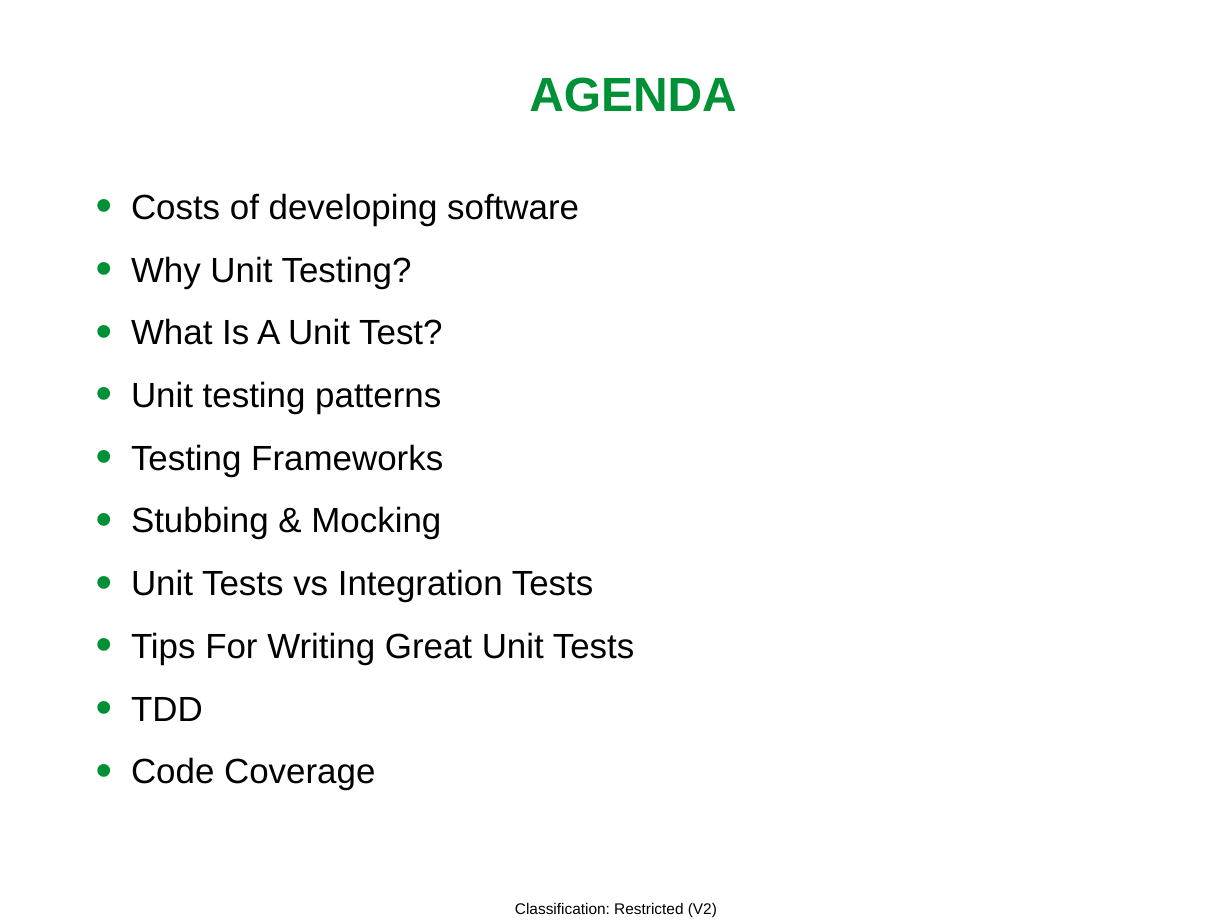
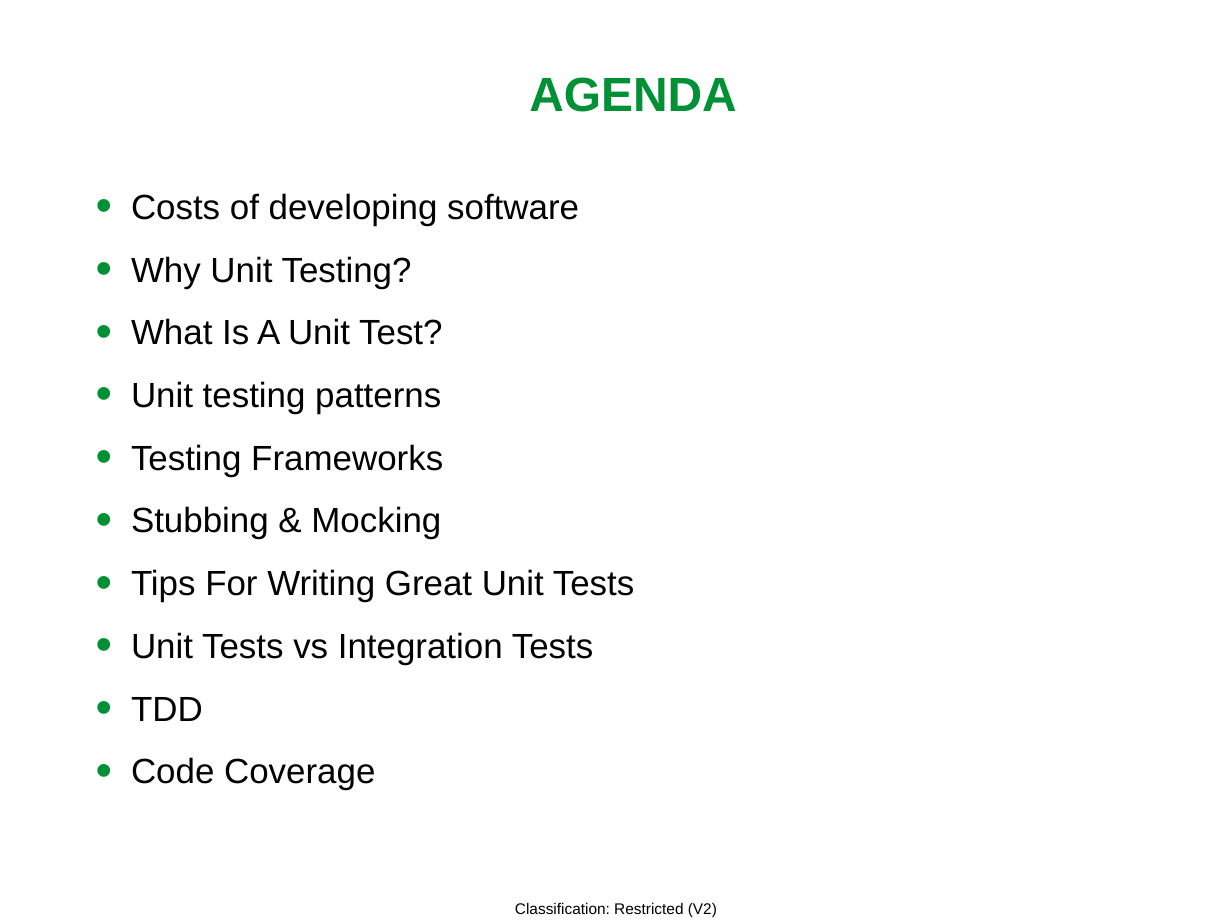
Before and after one commit to MarianCentric/summer_practice_2021, a slide deck: slide 2 of Developer testing 2021.pptx. Drawn at 1232x924 pixels with LibreOffice and Linux fonts; fonts in the diff are those of the drawing; background and template pictures are left out. Boxes give left, top, right and bottom in pixels: in the first picture for what was removed or moved away, otherwise in the second. Text is boxed around its words. In the diff, an @@ line names an element or a change of style, - is before the commit and + after.

```diff
--- a/Developer testing 2021.pptx
+++ b/Developer testing 2021.pptx
@@ text at <box>131,569,634,602</box>: paragraph added @@
+• Tips For Writing Great Unit Tests
@@ text at <box>131,632,634,665</box>: paragraph removed @@
-• Tips For Writing Great Unit Tests
```
Also in this commit, not shown: 55 other slides changed, 57 other files.
